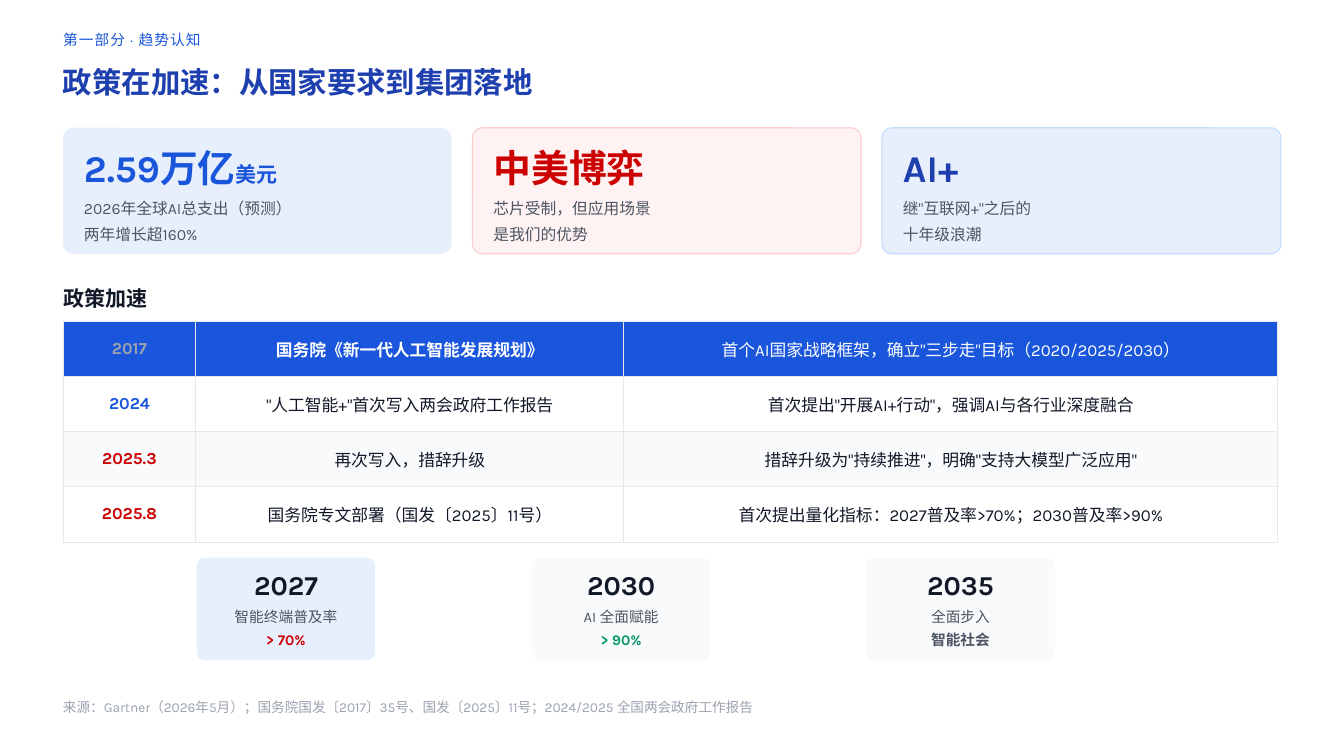
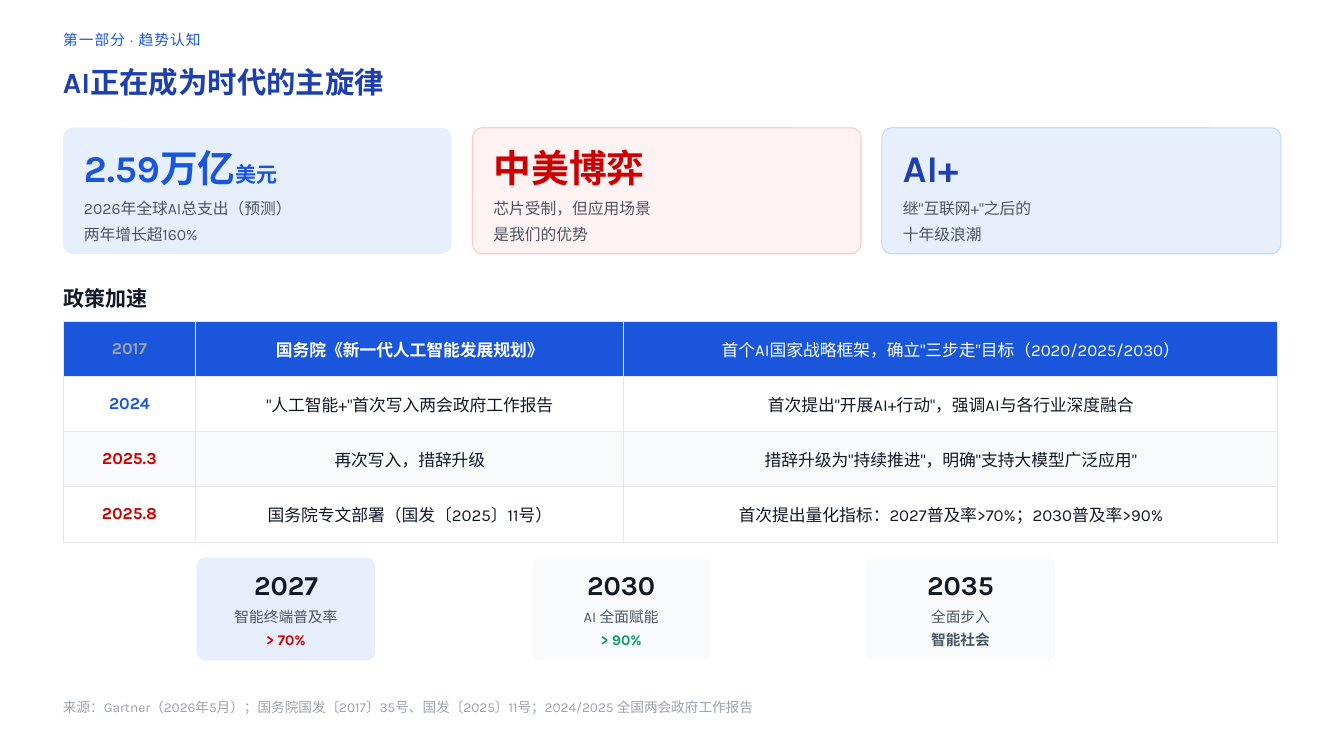
Before and after one commit to forestrain-git/AI-Report, a slide deck: slide 4 of outputs/AI时代：我们的选择与行动.pptx. Drawn at 1344x756 pixels with LibreOffice and Linux fonts; fonts in the diff are those of the drawing. Boxes give left, top, right and bottom in pixels: in the first picture for what was removed or moved away, otherwise in the second. Text is boxed around its words. In the diff, an @@ line names an element or a change of style, - is before the commit and + after.

```diff
--- a/outputs/AI时代：我们的选择与行动.pptx
+++ b/outputs/AI时代：我们的选择与行动.pptx
@@ text at bbox=[63, 68, 384, 96]: text changed @@
-政策在加速：从国家要求到集团落地
+AI正在成为时代的主旋律
```
Also in this commit, not shown: 1 other slide changed.
